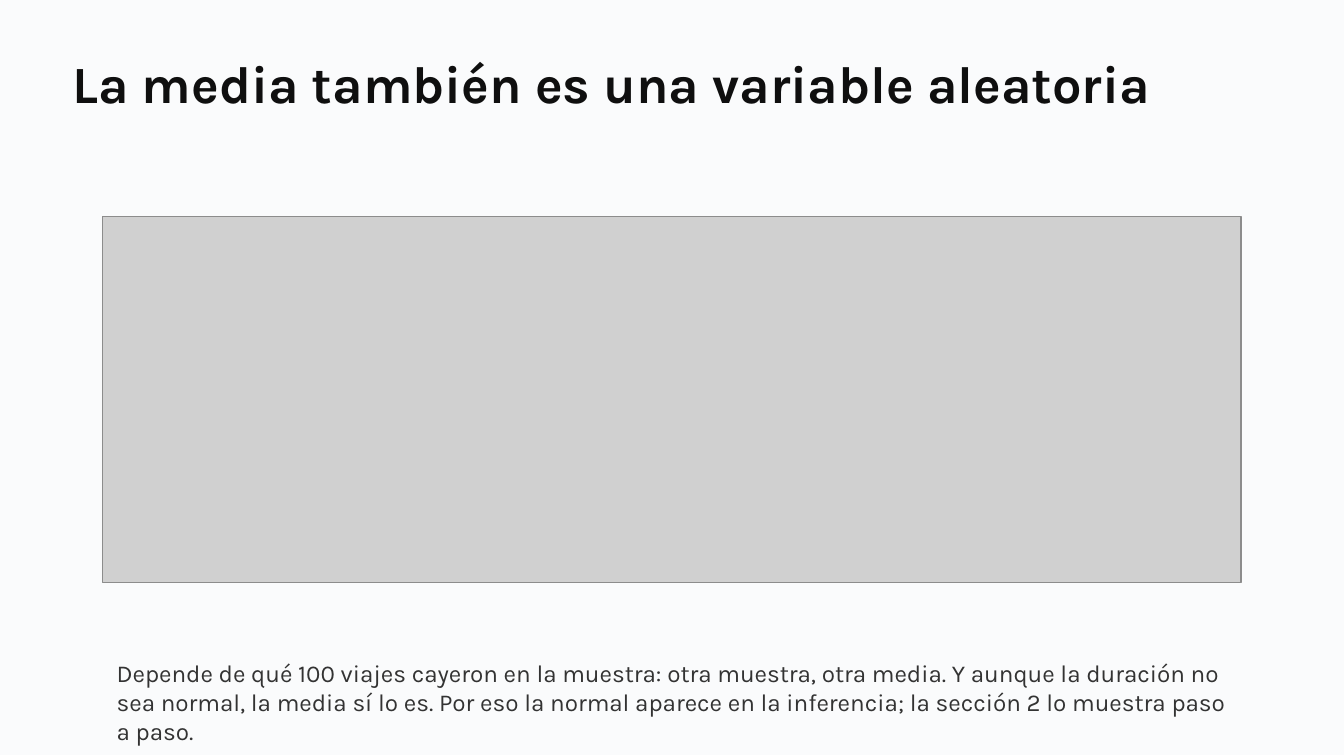
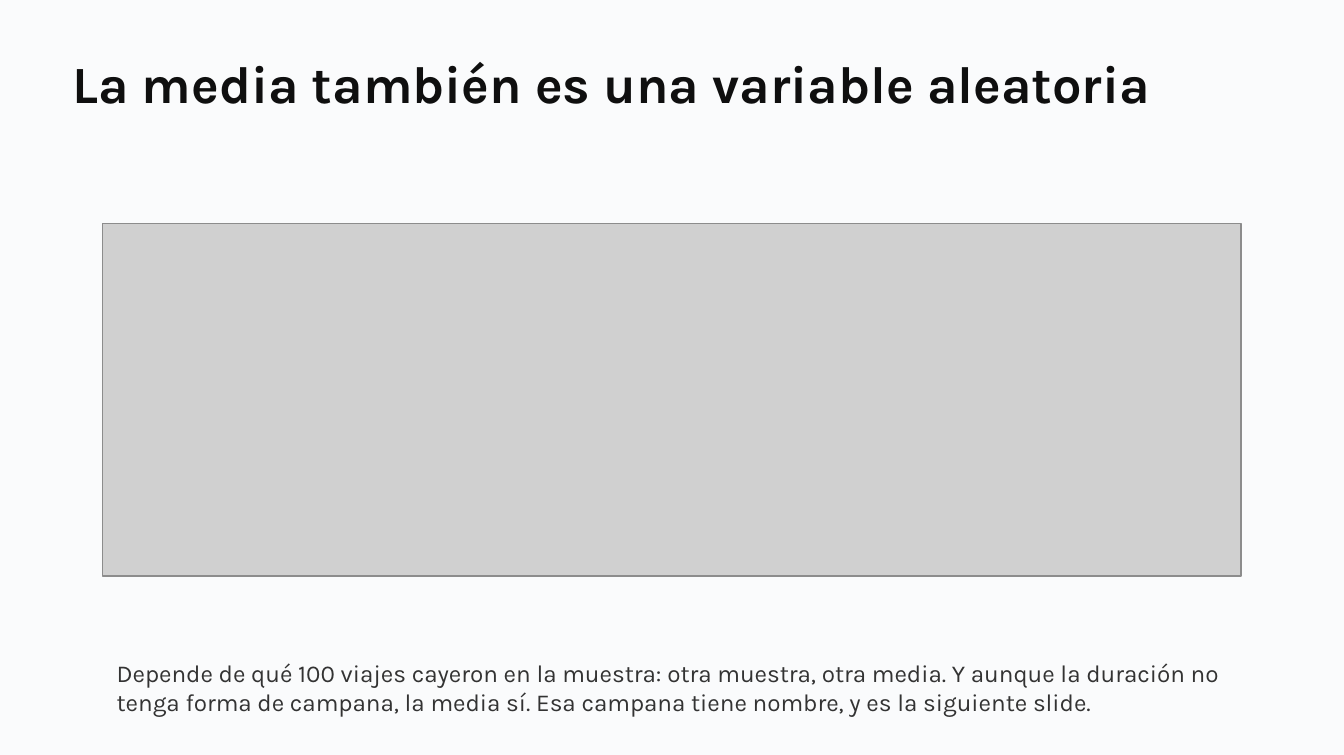
Before and after one commit to daniopitz/diplomado-cdd, a slide deck: slide 8 of presentaciones/clase05_probabilidad_inferencia.pptx (slide 10 before the commit). Drawn at 1344x755 pixels with LibreOffice and Linux fonts; fonts in the diff are those of the drawing; grey boxes stand for pictures. Boxes give left, top, right and bottom in pixels: in the first picture for what was removed or moved away, otherwise in the second. Text is boxed around its words. In the diff, an @@ line names an element or a change of style, - is before the commit and + after.

```diff
--- a/presentaciones/clase05_probabilidad_inferencia.pptx
+++ b/presentaciones/clase05_probabilidad_inferencia.pptx
@@ picture: place and size @@
-picture at box(102, 216, 1241, 583)
+picture at box(102, 223, 1241, 577)
@@ text at box(117, 663, 1219, 717): text changed @@
-Depende de qué 100 viajes cayeron en la muestra: otra muestra, otra media. Y aunque la duración no sea normal, la media sí lo es. Por eso la normal aparece en la inferencia; la sección 2 lo muestra paso a paso.
+Depende de qué 100 viajes cayeron en la muestra: otra muestra, otra media. Y aunque la duración no tenga forma de campana, la media sí. Esa campana tiene nombre, y es la siguiente slide.
```
Also in this commit, not shown: 1 other slide changed, 3 other files.
